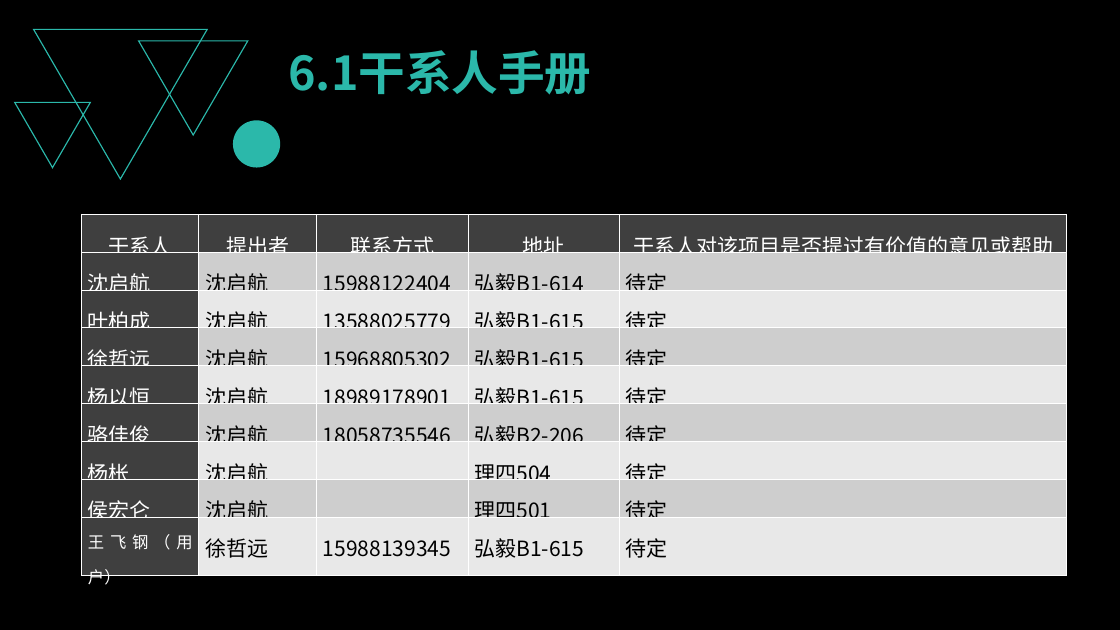
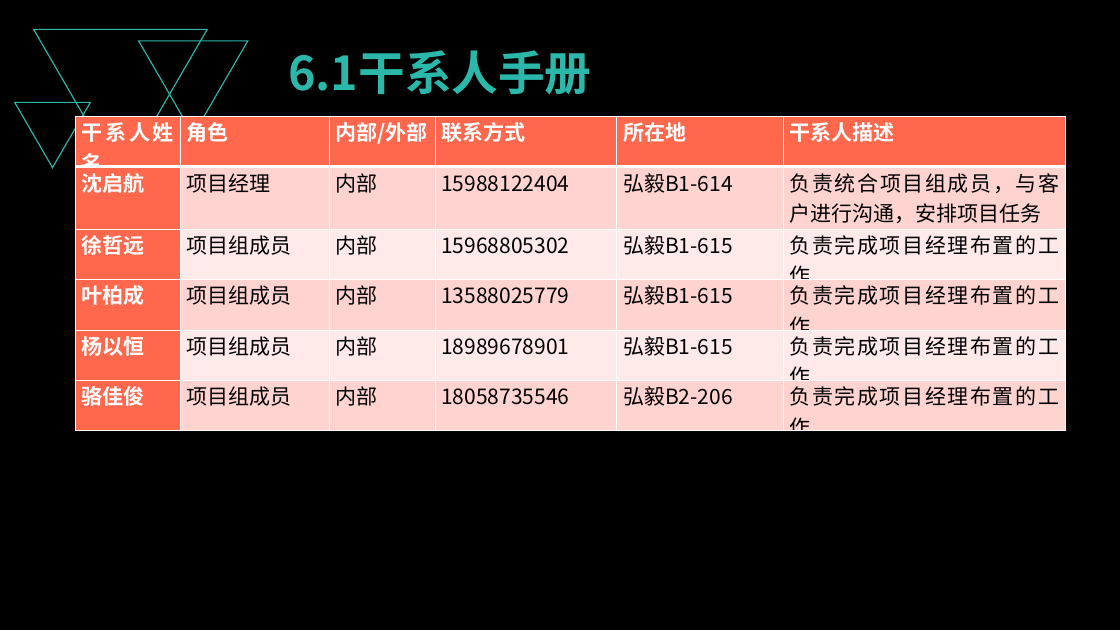
Before and after one commit to PRD2018-G03/PRD2018-G03-SoftwareEngineeringProject, a slide deck: slide 76 of 受控文档/08_其他任务/需求项目工程计划评审PPT/需求项目工程计划评审PPT.pptx (slide 59 before the commit). Drawn at 1120x630 pixels with LibreOffice and Linux fonts; fonts in the diff are those of the drawing. Boxes give left, top, right and bottom in pixels: in the first picture for what was removed or moved away, otherwise in the second. Text is boxed around its words. In the diff, an @@ line names an element or a change of style, - is before the commit and + after.

```diff
--- a/受控文档/08_其他任务/需求项目工程计划评审PPT/需求项目工程计划评审PPT.pptx
+++ b/受控文档/08_其他任务/需求项目工程计划评审PPT/需求项目工程计划评审PPT.pptx
@@ table added at (x1=76, y1=117, x2=1065, y2=444), 6 rows, 6 columns @@
+干系人姓名 | 角色 | 内部/外部 | 联系方式 | 所在地 | 干系人描述
+沈启航 | 项目经理 | 内部 | 15988122404 | 弘毅B1-614 | 负责统合项目组成员，与客户进行沟通，安排项目任务
+徐哲远 | 项目组成员 | 内部 | 15968805302 | 弘毅B1-615 | 负责完成项目经理布置的工作
+叶柏成 | 项目组成员 | 内部 | 13588025779 | 弘毅B1-615 | 负责完成项目经理布置的工作
+杨以恒 | 项目组成员 | 内部 | 18989678901 | 弘毅B1-615 | 负责完成项目经理布置的工作
+骆佳俊 | 项目组成员 | 内部 | 18058735546 | 弘毅B2-206 | 负责完成项目经理布置的工作
@@ ellipse removed at (x1=233, y1=120, x2=280, y2=167) @@
@@ table removed at (x1=81, y1=214, x2=1065, y2=589), 9 rows, 5 columns @@
-干系人 | 提出者 | 联系方式 | 地址 | 干系人对该项目是否提过有价值的意见或帮助
-沈启航 | 沈启航 | 15988122404 | 弘毅B1-614 | 待定
-叶柏成 | 沈启航 | 13588025779 | 弘毅B1-615 | 待定
-徐哲远 | 沈启航 | 15968805302 | 弘毅B1-615 | 待定
-杨以恒 | 沈启航 | 18989178901 | 弘毅B1-615 | 待定
-骆佳俊 | 沈启航 | 18058735546 | 弘毅B2-206 | 待定
-杨枨 | 沈启航 |  | 理四504 | 待定
-侯宏仑 | 沈启航 |  | 理四501 | 待定
-王飞钢（用户） | 徐哲远 | 15988139345 | 弘毅B1-615 | 待定
```
Also in this commit, not shown: 21 other slides changed, 32 slides added, 11 slides removed.
